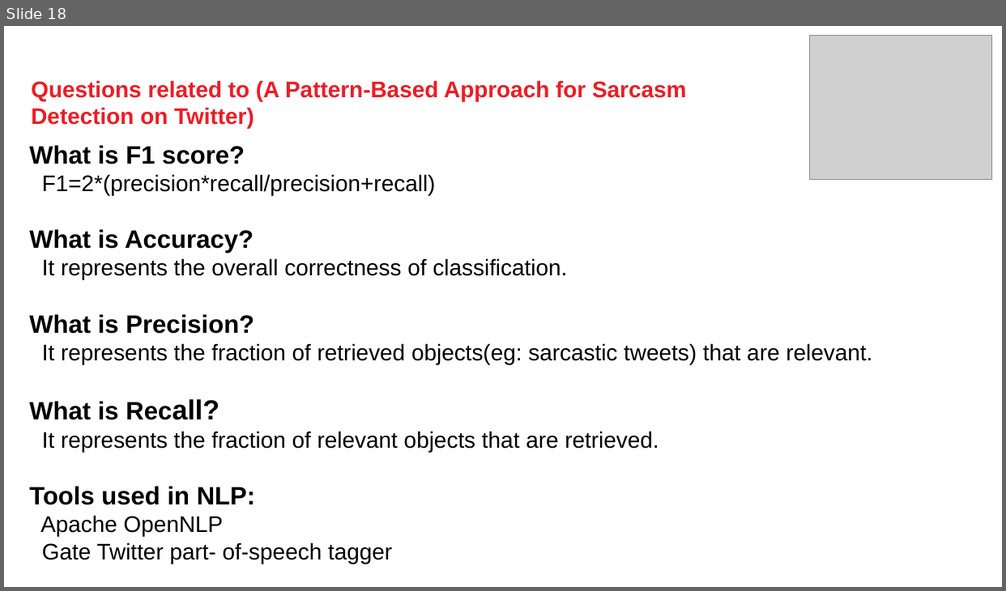
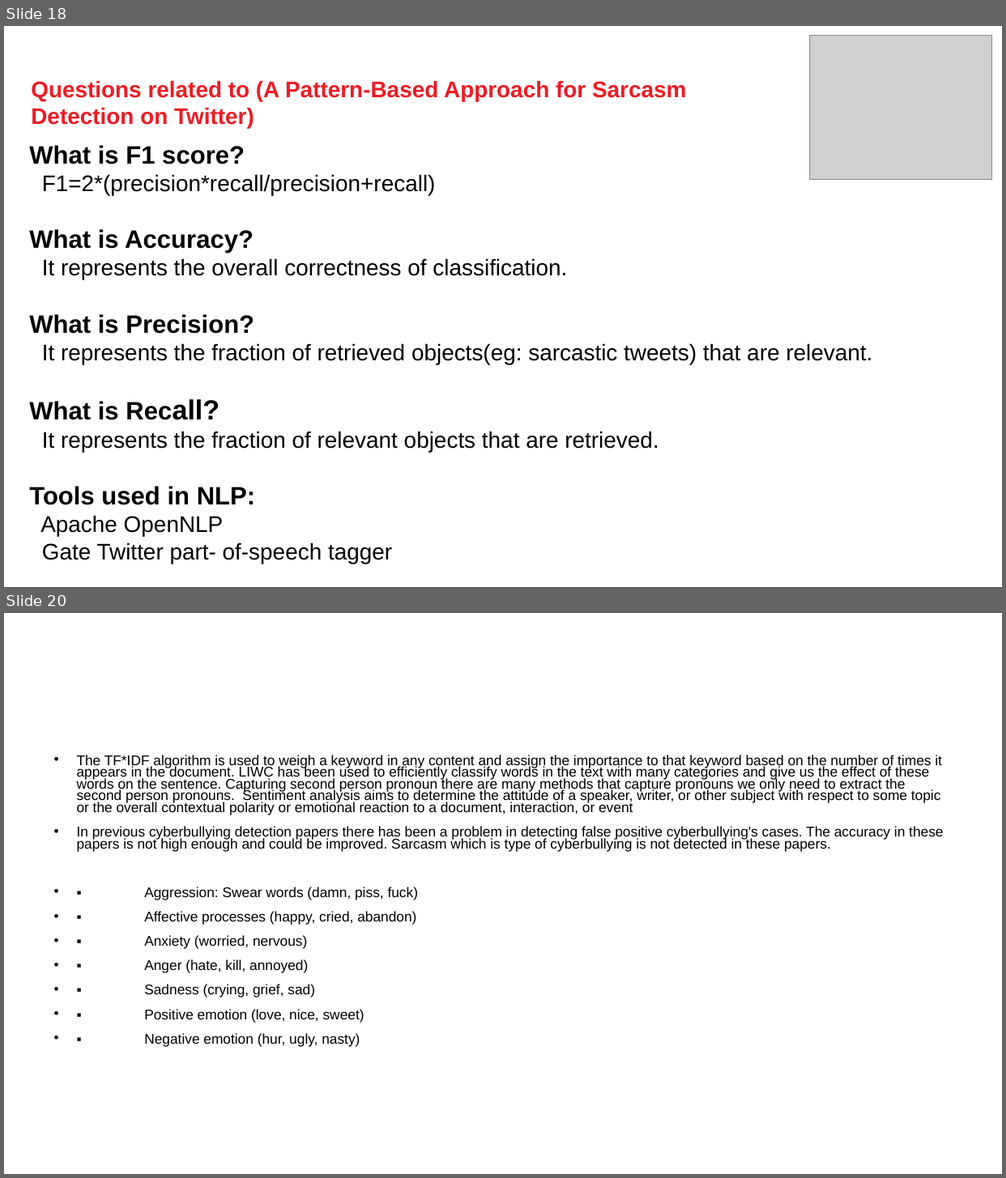
Before and after one commit to DevJohnIbrahim/SSM-GP, a slide deck: Graduation Proposal/Cyberbullypresentation_Final.pptx. Shown one above the other, each under a label of ours: slide 18 before the commit, slides 18 and 20 after it; the slides between them are not shown. The pictures are 1006x591 and 1006x1178 pixels, drawn with LibreOffice and Linux fonts; fonts in the diff are those of the drawing; grey boxes stand for pictures. Boxes give left, top, right and bottom in pixels: in the first picture for what was removed or moved away, otherwise in the second. Text is boxed around its words. In the diff, an @@ line names an element or a change of style, - is before the commit and + after.

```diff
--- a/Graduation Proposal/Cyberbullypresentation_Final.pptx
+++ b/Graduation Proposal/Cyberbullypresentation_Final.pptx
@@ slide 20 added at bbox=[4, 613, 1002, 1174], background #FFFFFF @@
@@ subtitle added at bbox=[77, 755, 943, 1047], 11.2 pt, text #000000 @@
+• The TF*IDF algorithm is used to weigh a keyword in any content and assign the importance to that keyword based on the number of times it appears in the document. LIWC has been used to efficiently classify words in the text with many categories and give us the effect of these words on the sentence. Capturing second person pronoun there are many methods that capture pronouns we only need to extract the second person pronouns. Sentiment analysis aims to determine the attitude of a speaker, writer, or other subject with respect to some topic or the overall contextual polarity or emotional reaction to a document, interaction, or event
+• In previous cyberbullying detection papers there has been a problem in detecting false positive cyberbullying's cases. The accuracy in these papers is not high enough and could be improved. Sarcasm which is type of cyberbullying is not detected in these papers.
+• ▪ Aggression: Swear words (damn, piss, fuck)
+• ▪ Affective processes (happy, cried, abandon)
+• ▪ Anxiety (worried, nervous)
+• ▪ Anger (hate, kill, annoyed)
+• ▪ Sadness (crying, grief, sad)
+• ▪ Positive emotion (love, nice, sweet)
+• ▪ Negative emotion (hur, ugly, nasty)
```
Also in this commit, not shown: 1 slide changed.
